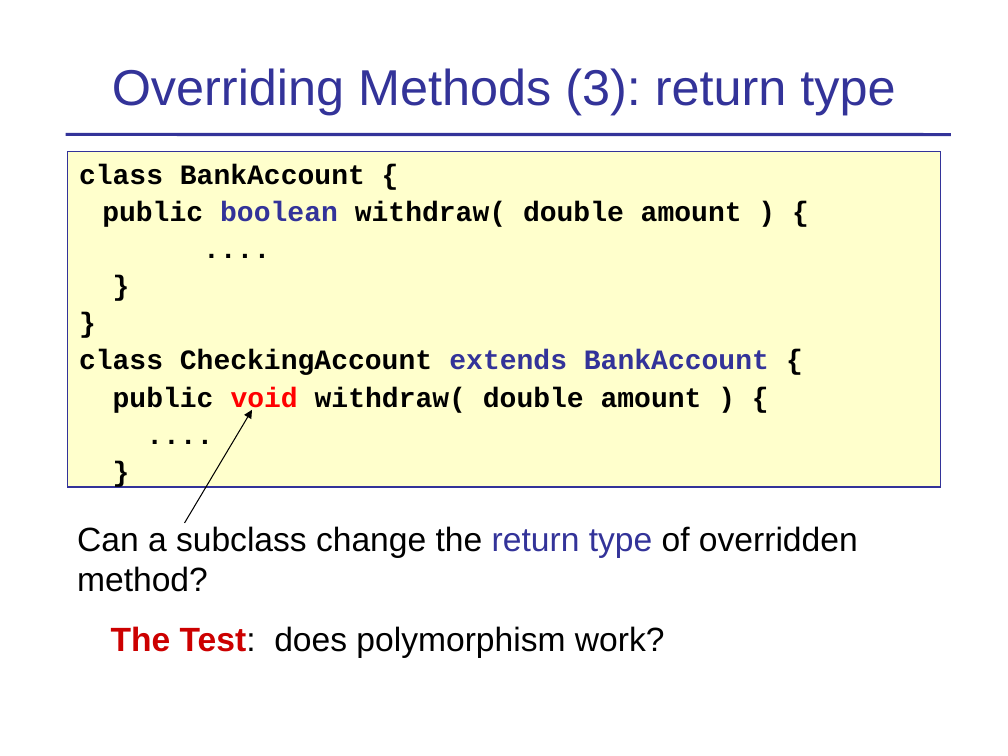
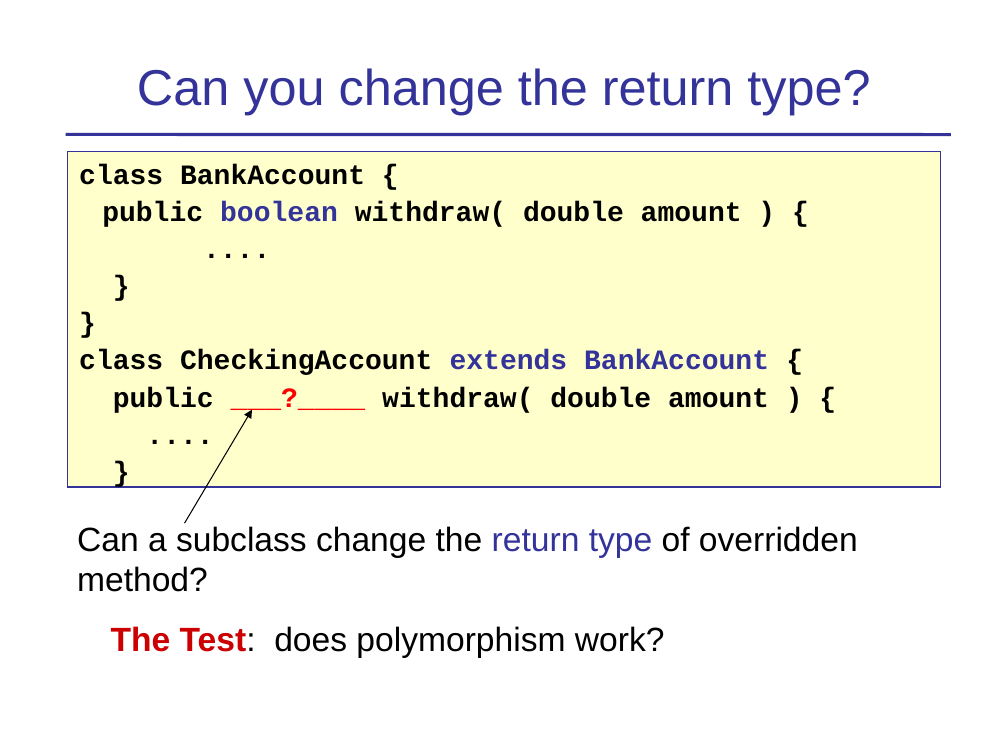
Before and after one commit to skeoop/skeoop.github.io, a slide deck: slide 48 of oop/Inheritance-Basics.ppt. Drawn at 1008x756 pixels with LibreOffice and Linux fonts; fonts in the diff are those of the drawing. Boxes give left, top, right and bottom in pixels: in the first picture for what was removed or moved away, otherwise in the second. Text is boxed around its words. In the diff, an @@ line names an element or a change of style, - is before the commit and + after.

```diff
--- a/oop/Inheritance-Basics.ppt
+++ b/oop/Inheritance-Basics.ppt
@@ title at (137, 68, 870, 115): text changed @@
-Overriding Methods (3): return type
+Can you change the return type?
@@ text in rectangle at (113, 387, 769, 413): text changed @@
-public void withdraw( double amount ) {
+public ___?____ withdraw( double amount ) {
```
Also in this commit, not shown: 25 other slides changed, 1 slide added, 4 slides removed, 5 other files.
